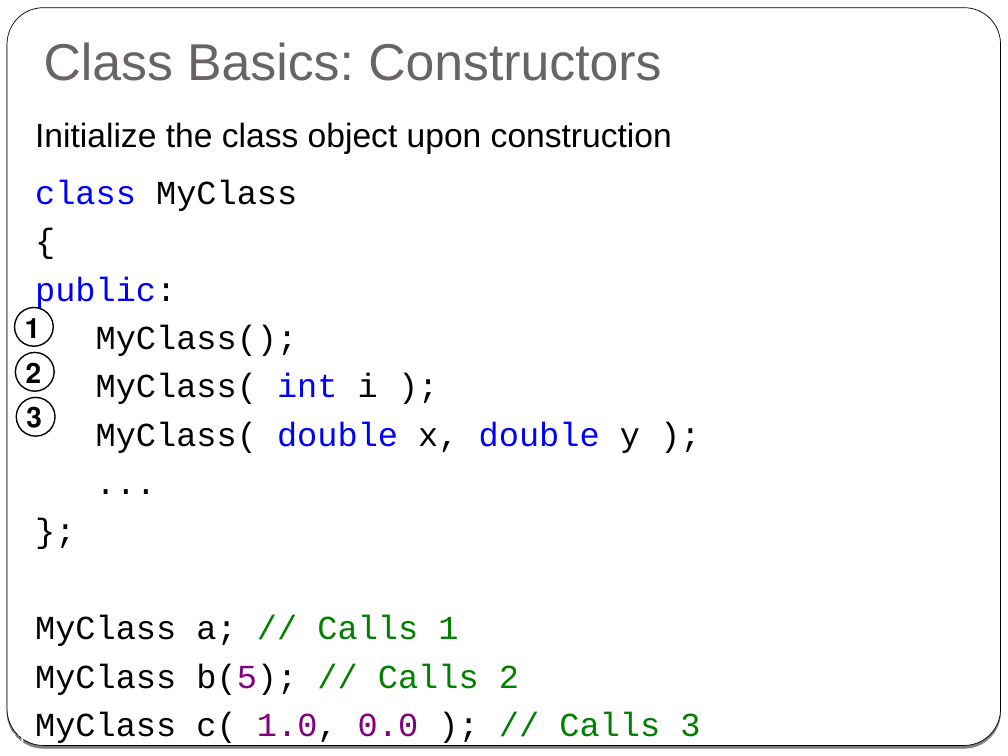
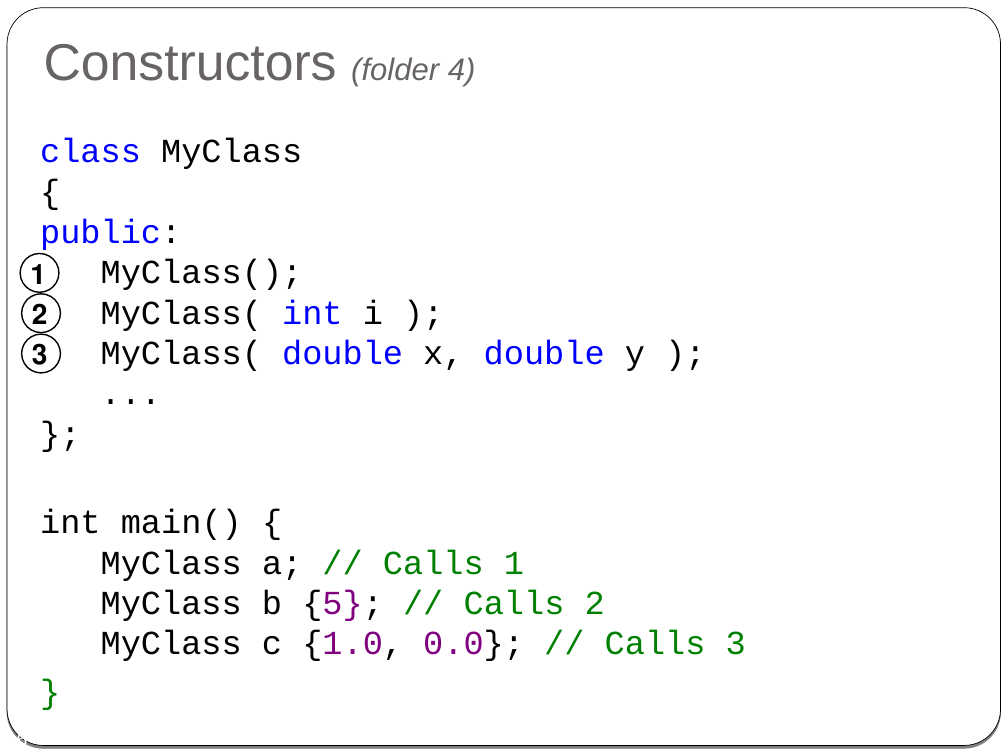
Before and after one commit to cpp-at-ariel/cpp-5778, a slide deck: slide 16 of week02-classes-constructors-destructors/slides.odp (slide 21 before the commit). Drawn at 1008x756 pixels with LibreOffice and Linux fonts; fonts in the diff are those of the drawing. Boxes give left, top, right and bottom in pixels: in the first picture for what was removed or moved away, otherwise in the second. Text is boxed around its words. In the diff, an @@ line names an element or a change of style, - is before the commit and + after.

```diff
--- a/week02-classes-constructors-destructors/slides.odp
+++ b/week02-classes-constructors-destructors/slides.odp
@@ title at bbox=[44, 44, 476, 87]: text changed @@
-Class Basics: Constructors
+Constructors (folder 4)
@@ text at bbox=[40, 138, 746, 661]: text changed @@
-Initialize the class object upon construction
-class MyClass
-{
-public:
-MyClass();
-MyClass( int i );
-MyClass( double x, double y );
-...
-};
-MyClass a; // Calls 1
-MyClass b(5); // Calls 2
-MyClass c( 1.0, 0.0 ); // Calls 3
+class MyClass
+{
+public:
+MyClass();
+MyClass( int i );
+MyClass( double x, double y );
+...
+};
+int main() {
+MyClass a; // Calls 1
+MyClass b {5}; // Calls 2
+MyClass c {1.0, 0.0}; // Calls 3
+}
@@ ellipse "1": place and size @@
-ellipse "1" at bbox=[14, 307, 53, 347]
+ellipse "1" at bbox=[20, 253, 59, 292]
@@ ellipse "2": place and size @@
-ellipse "2" at bbox=[15, 353, 54, 392]
+ellipse "2" at bbox=[21, 293, 60, 333]
@@ ellipse "3": place and size @@
-ellipse "3" at bbox=[16, 397, 55, 436]
+ellipse "3" at bbox=[21, 334, 60, 373]
@@ page number at bbox=[6, 731, 28, 745]: text changed @@
-21
+16
```
Also in this commit, not shown: 11 other slides changed, 7 slides added, 9 slides removed, 23 other files.
